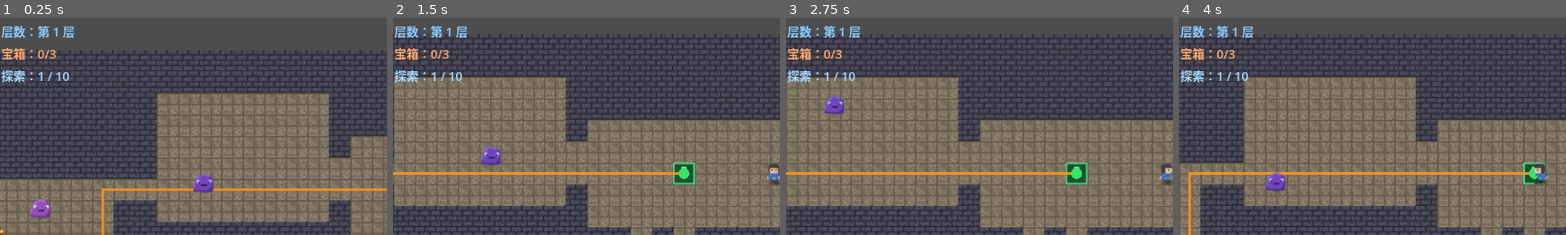
Above: before the commit, frames 1-4 (left to right).
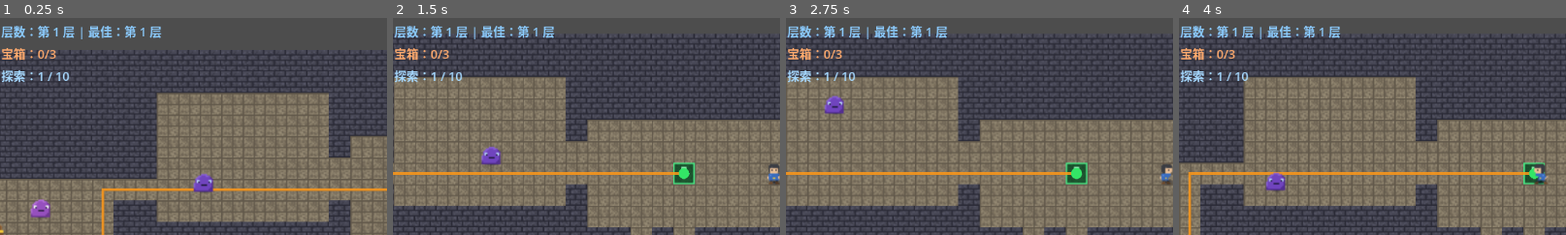
Above: after the commit, the same moments.

Repository: longray/godot_learn
Game: Godot game, scene res://lessons/lesson03_playable/lesson03.tscn
Same seed, same stepped clock (60 frames per second), same inputs: the game is played once before the commit and once after it.
Inputs (mouse positions are % of the whole screen's width and height, from its top left):
- Up to frame 1 (0.25 s): no input
- Up to frame 2 (1.5 s): tap Enter at 0.5 s; move the mouse to (72, 45) at 0.52 s; hold D (move_right) 0.53-1.25 s; click (72, 45) at 0.6 s; drag from (30, 55) to (22, 94) at 1.27 s
- Up to frame 3 (2.75 s): move the mouse to (60, 28) at 2.02 s; hold D (move_right) from 2.03 s (still down); click (60, 28) at 2.1 s
- Up to frame 4 (4 s): release D (move_right) at 2.75 s; drag from (45, 70) to (7, 34) at 2.77 s; move the mouse to (80, 65) at 3.52 s; hold A (move_left) from 3.53 s (still down); click (80, 65) at 3.6 s
The pictures show only the part of the screen within x 1-51%, y 14-64%; the shares and areas given below are measured in that part.

The runs differ from the first frame. In frame 1, 0.6% of the frame differs, in the area x 20-42%, y 3-10%; in frame 2, 0.6%; in frame 3, 0.6%; in frame 4, 0.6%.

Commit message:
feat: 第 10 课——JSON 长期存档 + 死亡三连惩罚 + HUD 最佳层数

Diff:
--- a/2d_rpg_dungeon/lessons/lesson03_playable/dungeon_playable.gd
+++ b/2d_rpg_dungeon/lessons/lesson03_playable/dungeon_playable.gd
@@ -25,6 +25,15 @@
 
 @export var cell_size: int = 16
 
+# ---------- 第 10 课：死亡惩罚参数 ----------
+
+# 死亡后是否重置当前局（回第 1 层重新生成）；false = 保留第 5 课"本层复原"行为
+@export var death_resets_run: bool = true
+# 死亡后保留的金币比例（0.7 = 损失 30%）
+@export_range(0.0, 1.0) var death_gold_keep_ratio: float = 0.7
+# 死亡重开时是否随机地图种子（换一张新图）
+@export var randomize_seed_on_death: bool = true
+
 # ---------- TileMap 参数 ----------
 
 @export_group("TileMap")
@@ -129,6 +138,13 @@
 # 第 8 课：层数（出口进入下一层 +1；金币跨层保留，钥匙/宝箱/生命每层重置）
 var floor_number: int = 1
 
+# 第 10 课：长期数据（跨局保存在 user:// 存档）
+var best_floor: int = 1
+var total_deaths: int = 0
+
+# 第 10 课：存档路径（user:// = 各平台用户数据目录，勿写 res://）
+const SAVE_PATH := "user://rpg_dungeon_save.json"
+
 var has_key := false
 var treasure_count := 0
 
@@ -155,6 +171,9 @@
 
 
 func _ready() -> void:
+	# 第 10 课：启动先读档（金币/最佳层数/死亡次数——没有存档则保持默认值）
+	_load_game()
+
 	if tile_layer == null:
 		push_error("找不到 TileMapLayer，请确认场景里有名为 TileMapLayer 的子节点。")
 		return
@@ -709,6 +728,9 @@
 		print("使用钥匙，进入下一层。")
 		# 第 8 课：层数 +1（金币跨层保留；钥匙/宝箱/生命由 generate 内部重置）
 		floor_number += 1
+		# 第 10 课：更新最佳层数并保存（下楼即存档，随时关机不亏）
+		best_floor = maxi(best_floor, floor_number)
+		_save_game()
 		# 物理回调中不能直接改场景树，延迟到帧末安全执行
 		call_deferred("generate")
 	else:
@@ -1108,7 +1130,8 @@
 
 
 func respawn_player() -> void:
-	# 第 5 课：玩家死亡后重生到入口（轻惩罚版，保留）
+	# 第 5 课：玩家死亡后重生到入口（轻惩罚版）
+	# 第 10 课：仅当 reset_current_layer 不存在时的回退分支（本仓库不可达，防御性保留）
 	if is_instance_valid(player_instance):
 		player_instance.global_position = get_entrance_world_position()
 		# 第 9 课：回入口后小地图立刻切回入口房间
@@ -1116,10 +1139,27 @@
 
 
 func reset_current_layer() -> void:
-	# 作业 5（第 5 课）：死亡重置本层——钥匙/宝箱/怪物全部复原重来
-	# 固定种子下 generate() 产出完全相同的层（玩家记忆保留，仅进度清零）；
-	# 随机种子下等于换新层（更狠的 roguelike 惩罚）
-	print("本层已重置！钥匙宝箱怪物全部复原。")
+	# 第 5 课：死亡重置本层——钥匙/宝箱/怪物全部复原重来
+	# 第 10 课：升级为死亡惩罚主路径（player.die() 的真实入口）
+	#   三连惩罚：死亡次数 +1 / 金币 ×death_gold_keep_ratio / 回第 1 层换新图
+	total_deaths += 1
+	gold_count = int(gold_count * death_gold_keep_ratio)
+
+	print("本层已重置！死亡 ", total_deaths, " 次，金币剩余：", gold_count)
+
+	if death_resets_run:
+		# 整局重开：回第 1 层 +（可选）随机种子换新图
+		floor_number = 1
+
+		if randomize_seed_on_death:
+			use_random_seed = true
+
+	_save_game()
+	_update_gold_hud()
+	# 金币惩罚后 HUD 必须单独刷金币行（_update_hud 不覆盖 gold_label）
+	_update_hud()
+
+	# 固定种子 + death_resets_run=false = 第 5 课本层复原；否则换新图/新局
 	generate()
 
 
@@ -1222,6 +1262,8 @@
 		gold_count += 1
 		print("捡到金币，当前金币：", gold_count)
 		_update_gold_hud()
+		# 第 10 课：捡到金币立刻存档（长期数据即时落盘）
+		_save_game()
 	elif drop_type == "potion":
 		if body.has_method("heal"):
 			body.heal(1)
@@ -1242,7 +1284,7 @@
 
 	# 宝箱行无条件刷新（旧版嵌在 else 分支里，已获得钥匙时宝箱数不更新——顺手修正）
 	hud.update_treasure(treasure_count, treasure_cells.size())
-	hud.update_floor(floor_number)
+	hud.update_floor(floor_number, best_floor)
 
 
 func _update_gold_hud() -> void:
@@ -1268,6 +1310,61 @@
 	# 作业 5（第 8 课）：死亡 → HUD 大字提示
 	if hud and hud.has_method("show_death"):
 		hud.show_death()
+
+
+# =========================
+# 第 10 课：存档（长期数据：金币/最佳层数/死亡次数）
+# =========================
+
+func _save_game() -> void:
+	# JSON 明文存档——可读可调试；局内状态（地图/钥匙/迷雾）不保存，每局从第 1 层开始
+	var data := {
+		"gold": gold_count,
+		"best_floor": best_floor,
+		"total_deaths": total_deaths
+	}
+
+	var file := FileAccess.open(SAVE_PATH, FileAccess.WRITE)
+
+	if file == null:
+		push_warning("无法打开存档文件进行写入。")
+		return
+
+	file.store_string(JSON.stringify(data, "  "))
+
+
+func _load_game() -> void:
+	# 无存档 = 首次运行，保持默认值即可
+	if not FileAccess.file_exists(SAVE_PATH):
+		return
+
+	var file := FileAccess.open(SAVE_PATH, FileAccess.READ)
+
+	if file == null:
+		push_warning("无法打开存档文件。")
+		return
+
+	var json := JSON.new()
+	var error := json.parse(file.get_as_text())
+
+	if error != OK:
+		push_warning("存档解析失败。")
+		return
+
+	if typeof(json.data) != TYPE_DICTIONARY:
+		push_warning("存档格式错误。")
+		return
+
+	# get 缺省值兜底：旧版本存档缺字段也不崩
+	gold_count = int(json.data.get("gold", gold_count))
+	best_floor = int(json.data.get("best_floor", best_floor))
+	total_deaths = int(json.data.get("total_deaths", total_deaths))
+
+
+func _delete_save() -> void:
+	# 作业 3 预留入口（调试删档）；无存档时静默通过
+	if FileAccess.file_exists(SAVE_PATH):
+		DirAccess.remove_absolute(SAVE_PATH)
 
 
 # =========================
--- a/2d_rpg_dungeon/lessons/lesson03_playable/hud.gd
+++ b/2d_rpg_dungeon/lessons/lesson03_playable/hud.gd
@@ -71,9 +71,10 @@
 	key_label.add_theme_color_override("font_color", Color(1.0, 0.5, 0.4))
 
 
-func update_floor(floor_number: int) -> void:
-	# 第 8 课新增：层数显示（出口进入下一层时 +1）
-	floor_label.text = "层数：第 %d 层" % floor_number
+func update_floor(floor_number: int, best_floor_number: int = 1) -> void:
+	# 第 8 课：层数显示（出口进入下一层时 +1）
+	# 第 10 课：并列最佳层数（长期纪录，来自存档）
+	floor_label.text = "层数：第 %d 层 | 最佳：第 %d 层" % [floor_number, best_floor_number]
 	floor_label.add_theme_color_override("font_color", Color(0.55, 0.8, 1.0))
 
 
